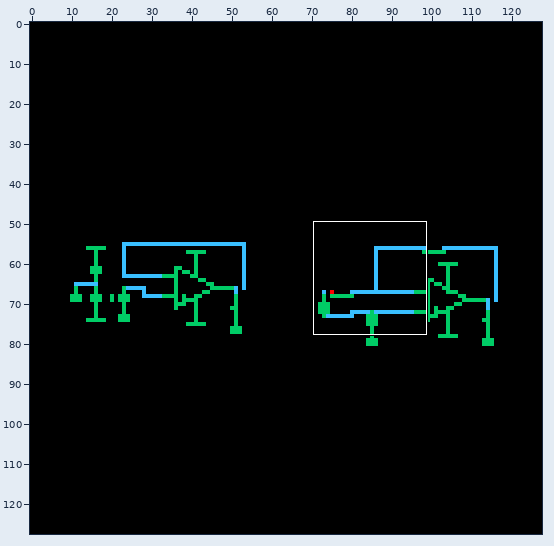
One commit to this sprite sheet: Folded_Cascode_2stage_module_TB_SR_test/schematic/thumbnail_128x128.png. Above: a wide view before the commit, with the close-up outlined.
Close-up. Before the commit:
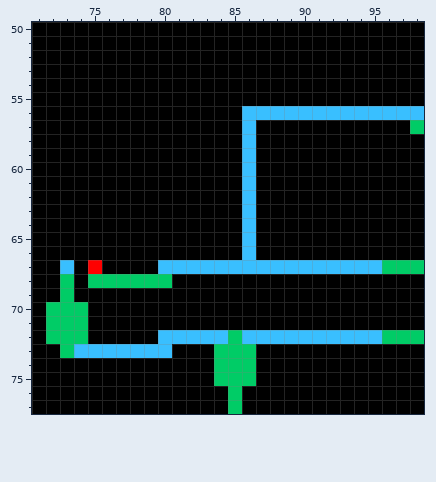
The file is 128x128 pixels. Shown: x 71..98, y 50..77.
After the commit:
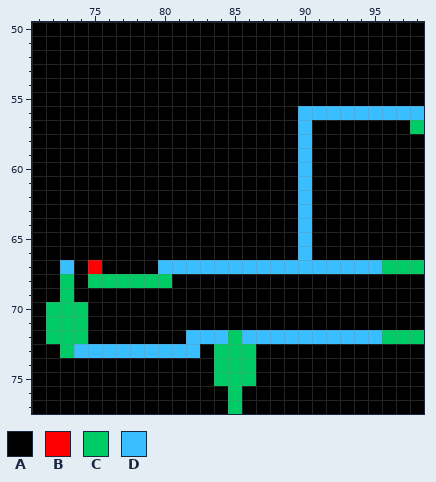
Palette (. is transparent): A #000000  B #ff0000  C #00cc66  D #39bfff
The edit:
{"y":56,"x":86,"old":"DDDD","new":"AAAA"}
{"y":57,"x":86,"old":"D","new":"A"}
{"y":57,"x":90,"old":"A","new":"D"}
{"y":58,"x":86,"old":"D","new":"A"}
{"y":58,"x":90,"old":"A","new":"D"}
{"y":59,"x":86,"old":"D","new":"A"}
{"y":59,"x":90,"old":"A","new":"D"}
{"y":60,"x":86,"old":"D","new":"A"}
{"y":60,"x":90,"old":"A","new":"D"}
{"y":61,"x":86,"old":"D","new":"A"}
{"y":61,"x":90,"old":"A","new":"D"}
{"y":62,"x":86,"old":"D","new":"A"}
{"y":62,"x":90,"old":"A","new":"D"}
{"y":63,"x":86,"old":"D","new":"A"}
{"y":63,"x":90,"old":"A","new":"D"}
{"y":64,"x":86,"old":"D","new":"A"}
{"y":64,"x":90,"old":"A","new":"D"}
{"y":65,"x":86,"old":"D","new":"A"}
{"y":65,"x":90,"old":"A","new":"D"}
{"y":66,"x":86,"old":"D","new":"A"}
{"y":66,"x":90,"old":"A","new":"D"}
{"y":72,"x":80,"old":"DD","new":"AA"}
{"y":73,"x":81,"old":"AA","new":"DD"}
{"label":"changed","picture_box":[242,106,312,260]}
{"label":"changed","picture_box":[158,330,200,358]}
